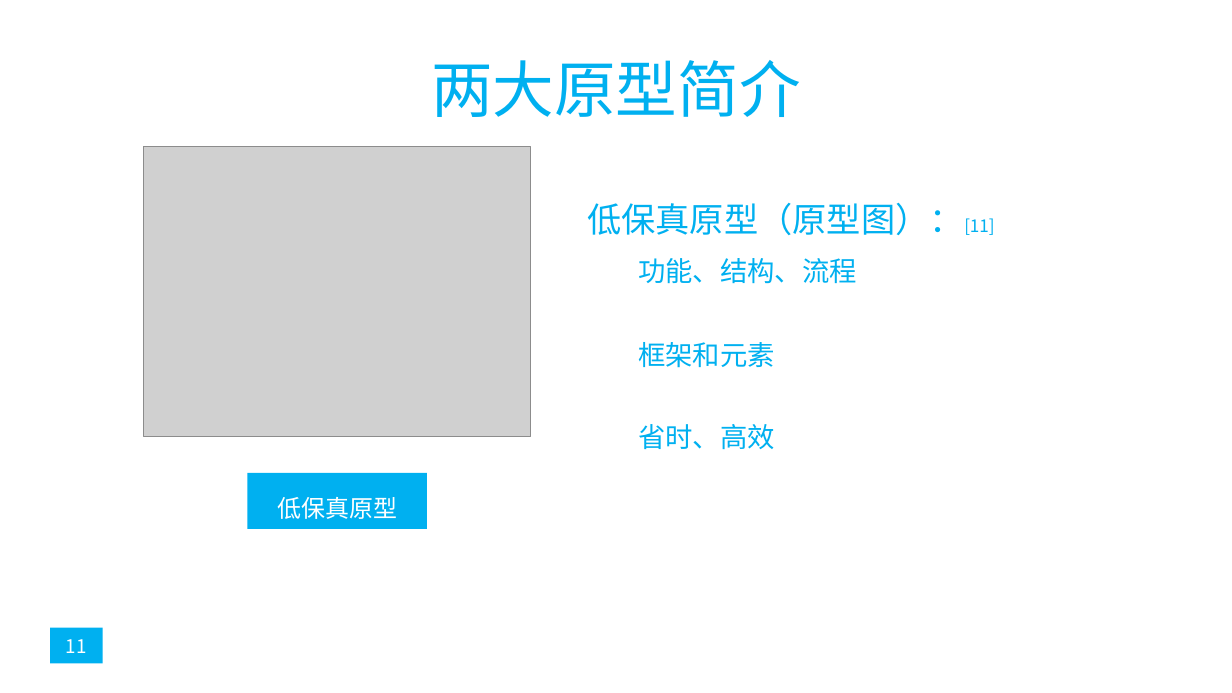
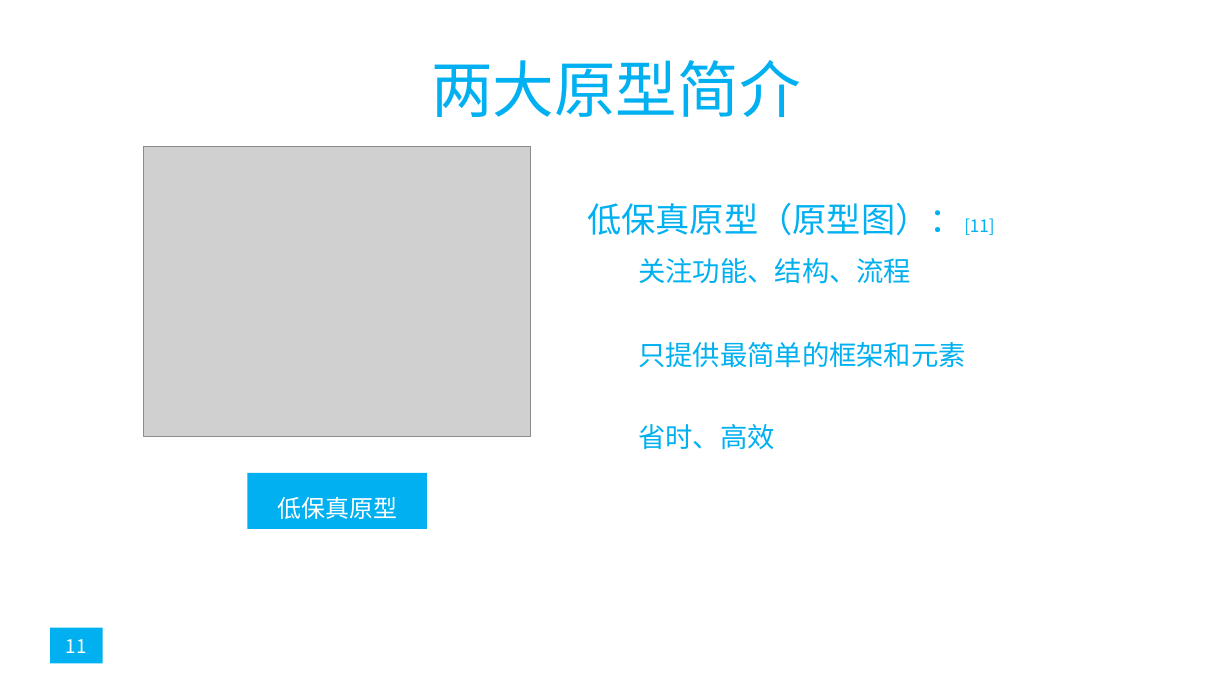
Before and after one commit to popopoi/PRD2018-G07, a slide deck: slide 11 of 非受控文档/翻转课堂PPT/PRD2018-G07-第七周翻转课堂PPT.pptx. Drawn at 1232x693 pixels with LibreOffice and Linux fonts; fonts in the diff are those of the drawing; grey boxes stand for pictures. Boxes give left, top, right and bottom in pixels: in the first picture for what was removed or moved away, otherwise in the second. Text is boxed around its words. In the diff, an @@ line names an element or a change of style, - is before the commit and + after.

```diff
--- a/非受控文档/翻转课堂PPT/PRD2018-G07-第七周翻转课堂PPT.pptx
+++ b/非受控文档/翻转课堂PPT/PRD2018-G07-第七周翻转课堂PPT.pptx
@@ text at (638,258,911,284): text changed @@
-功能、结构、流程
+关注功能、结构、流程
@@ text at (638,342,965,368): text changed @@
-框架和元素
+只提供最简单的框架和元素
```
Also in this commit, not shown: 11 other slides changed.
